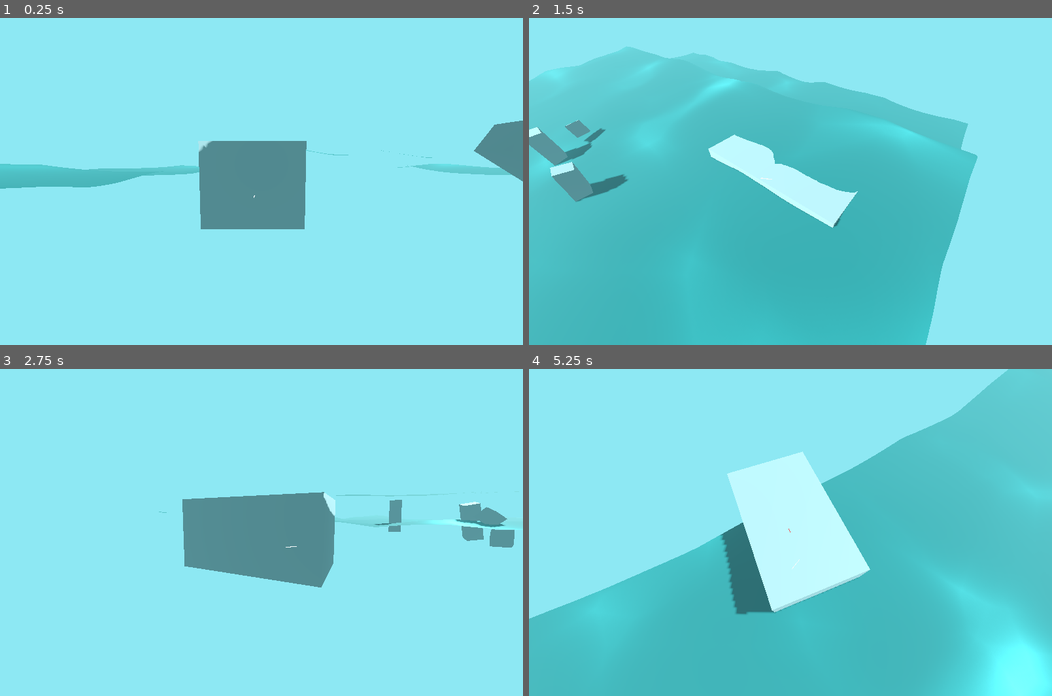
Above: before the commit, frames 1-4 (two rows, left to right).
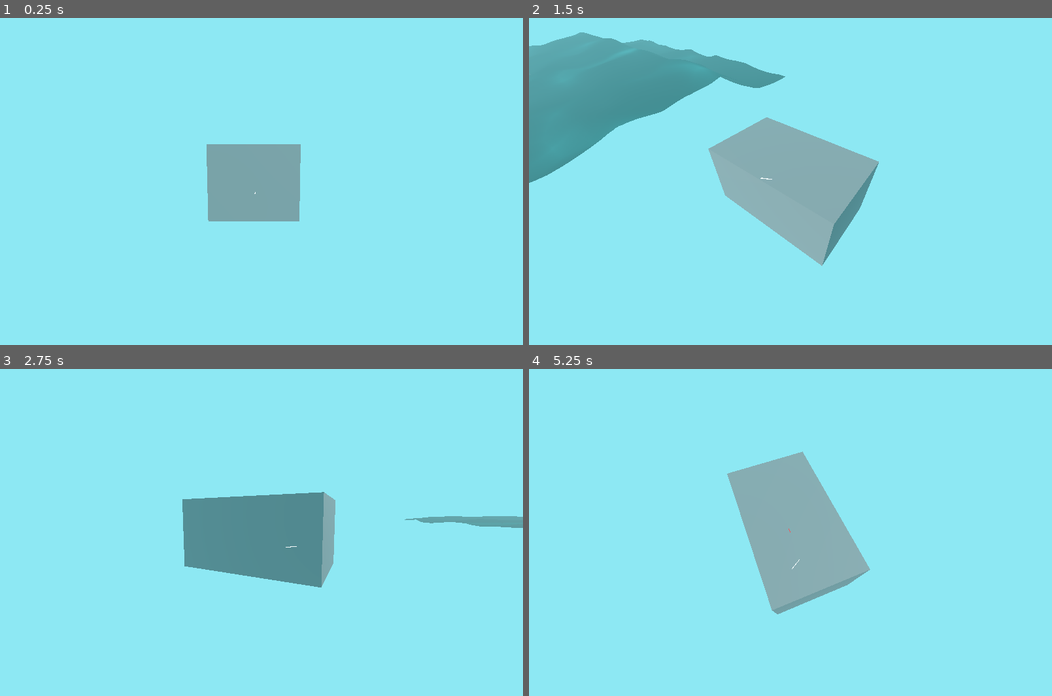
Above: after the commit, the same moments.

Repository: anthonyec/230904_godot_boat_game
Game: Godot game, scene res://main.tscn
The game is run twice, just before and just after one commit, with the same random seed, the same clock (stepped at 60 frames per second) and the same inputs.
Inputs (mouse positions are in pixels of both pictures, inside the frame that each line leads up to):
- Up to frame 1 (0.25 s): no input
- Up to frame 2 (1.5 s): move the mouse to (905, 165) at 0.52 s; hold Right (ui_right) 0.53-1.28 s; move the mouse to (685, 197) at 1.27 s; hold Left (ui_left) from 1.28 s (still down)
- Up to frame 3 (2.75 s): move the mouse to (313, 460) at 2.02 s; release Left (ui_left) at 2.03 s; hold Right (ui_right) from 2.03 s (still down)
- Up to frame 4 (5.25 s): move the mouse to (764, 597) at 2.77 s; release Right (ui_right) at 2.78 s; hold Up (ui_up) 2.78-3.53 s; move the mouse to (947, 581) at 3.52 s; hold Left (ui_left) from 3.53 s (still down); move the mouse to (633, 483) at 4.27 s; move the mouse to (816, 532) at 5.02 s

The runs differ from the first frame. In frame 1, 8.8% of the frame differs, in the area x 0-100%, y 31-65%; in frame 2, 68%, in the area x 0-86%, y 4-100%; in frame 3, 1.9%; in frame 4, 63%.

Commit message:
Depth shit

Diff:
--- /dev/null
+++ b/depth.gdshader
@@ -0,0 +1,11 @@
+shader_type spatial;
+uniform sampler2D depth_texture: hint_depth_texture;
+
+void fragment() {
+	float depth = texture(depth_texture, SCREEN_UV).r;
+
+	depth = depth * 2.0 - 1.0;
+	depth = pow(depth, 6.0);
+
+	ALBEDO = vec3(-depth);
+}
--- a/entities/water/water.gd
+++ b/entities/water/water.gd
@@ -1,5 +1,7 @@
 class_name Water
 extends Node3D
+
+@export var depth_viewport: SubViewport
 
 @onready var mesh: MeshInstance3D = $MeshInstance3D
 
@@ -8,5 +10,12 @@
 func _ready():
 	material = mesh.mesh.surface_get_material(0)
 
+func _process(_delta: float) -> void:
+	var texture = depth_viewport.get_texture()
+
+	print(texture.get_image().get_size())
+	var pixel = texture.get_image().get_pixel(1, 1)
+	print(pixel)
+
 func get_height_at_position(world_position: Vector3) -> float:
 	return 0
--- a/entities/water/water.tres
+++ b/entities/water/water.tres
@@ -233,7 +233,7 @@
 
 
 // MultiplyAdd:25
-	vec4 n_out25p0 = (n_out11p0 * vec4(n_out23p0)) + n_out26p0;
+	vec4 n_out25p0 = fma(n_out11p0, vec4(n_out23p0), n_out26p0);
 
 
 // Input:7
@@ -253,7 +253,7 @@
 
 
 // MultiplyAdd:8
-	vec3 n_out8p0 = (vec3(n_out25p0.xyz) * n_out10p0) + n_out6p0;
+	vec3 n_out8p0 = fma(vec3(n_out25p0.xyz), n_out10p0, n_out6p0);
 
 
 // Output:0
--- a/entities/water/water.tscn
+++ b/entities/water/water.tscn
@@ -22,4 +22,5 @@
 
 [node name="MeshInstance3D" type="MeshInstance3D" parent="."]
 transform = Transform3D(1, 0, 0, 0, 1, 0, 0, 0, 1, -0.341501, 0.0553026, -0.403914)
+layers = 2
 mesh = SubResource("PlaneMesh_mvg8i")
--- a/main.tscn
+++ b/main.tscn
@@ -1,10 +1,19 @@
-[gd_scene load_steps=13 format=3 uid="uid://be3homwduf1qf"]
-
+[gd_scene load_steps=16 format=3 uid="uid://be3homwduf1qf"]
+
+[ext_resource type="Shader" path="res://depth.gdshader" id="1_7adq3"]
 [ext_resource type="Script" path="res://buoyancy.gd" id="1_axg7x"]
 [ext_resource type="PackedScene" uid="uid://x78jf5rl7om" path="res://entities/water/water.tscn" id="1_ti7de"]
 [ext_resource type="Script" path="res://probe.gd" id="2_ukv4q"]
 [ext_resource type="Script" path="res://player_controls.gd" id="3_h2wjn"]
 [ext_resource type="PackedScene" uid="uid://x4a4si75gp2x" path="res://entities/gameplay_camera/gameplay_camera.tscn" id="3_hxa1h"]
+
+[sub_resource type="ShaderMaterial" id="ShaderMaterial_vd1jn"]
+render_priority = 0
+shader = ExtResource("1_7adq3")
+
+[sub_resource type="PlaneMesh" id="PlaneMesh_ax1wi"]
+material = SubResource("ShaderMaterial_vd1jn")
+size = Vector2(60, 60)
 
 [sub_resource type="Environment" id="Environment_h648m"]
 background_mode = 1
@@ -34,20 +43,36 @@
 
 [node name="Main" type="Node3D"]
 
+[node name="SubViewport" type="SubViewport" parent="."]
+canvas_cull_mask = 4293918722
+
+[node name="WaterDepthCamera" type="Camera3D" parent="SubViewport"]
+transform = Transform3D(1, -6.97574e-16, -1.52459e-23, -1.5246e-23, -4.37114e-08, 1, -6.97574e-16, -1, -4.37114e-08, 2.08165e-12, 25, 2.08165e-12)
+cull_mask = 2
+projection = 1
+size = 50.0
+near = 0.5
+far = 30.0
+
+[node name="MeshInstance3D" type="MeshInstance3D" parent="SubViewport"]
+transform = Transform3D(1, 0, 0, 0, 1, 0, 0, 0, 1, 2.08165e-12, 24, 2.08165e-12)
+layers = 2
+mesh = SubResource("PlaneMesh_ax1wi")
+
 [node name="WorldEnvironment" type="WorldEnvironment" parent="."]
 environment = SubResource("Environment_h648m")
 
-[node name="Water" parent="." instance=ExtResource("1_ti7de")]
+[node name="Water" parent="." node_paths=PackedStringArray("depth_viewport") instance=ExtResource("1_ti7de")]
+depth_viewport = NodePath("../SubViewport")
 
 [node name="GameplayCamera" parent="." node_paths=PackedStringArray("target") instance=ExtResource("3_hxa1h")]
 target = NodePath("../Player")
 
 [node name="DirectionalLight3D" type="DirectionalLight3D" parent="."]
 transform = Transform3D(0.467651, 0.548516, 0.693132, -0.798373, -0.0744178, 0.597547, 0.379346, -0.832822, 0.403119, -0.00466442, 2.23942, 0.0191052)
-shadow_enabled = true
 
 [node name="Player" type="RigidBody3D" parent="."]
-transform = Transform3D(1, 0, 0, 0, 1, 0, 0, 0, 1, -7.78885, -0.645392, -15.7366)
+transform = Transform3D(1, 0, 0, 0, 1, 0, 0, 0, 1, -7.78885, -0.645392, -40.0941)
 mass = 50.0
 script = ExtResource("1_axg7x")
 float_force = 50.0
--- a/project.godot
+++ b/project.godot
@@ -29,5 +29,5 @@
 
 [rendering]
 
-renderer/rendering_method="gl_compatibility"
+renderer/rendering_method="mobile"
 renderer/rendering_method.mobile="gl_compatibility"
